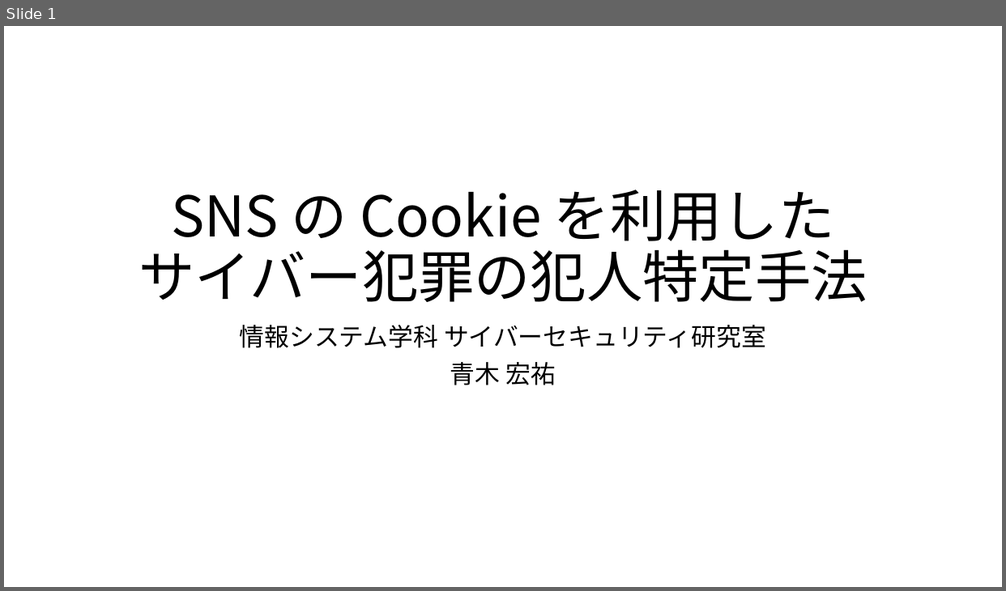
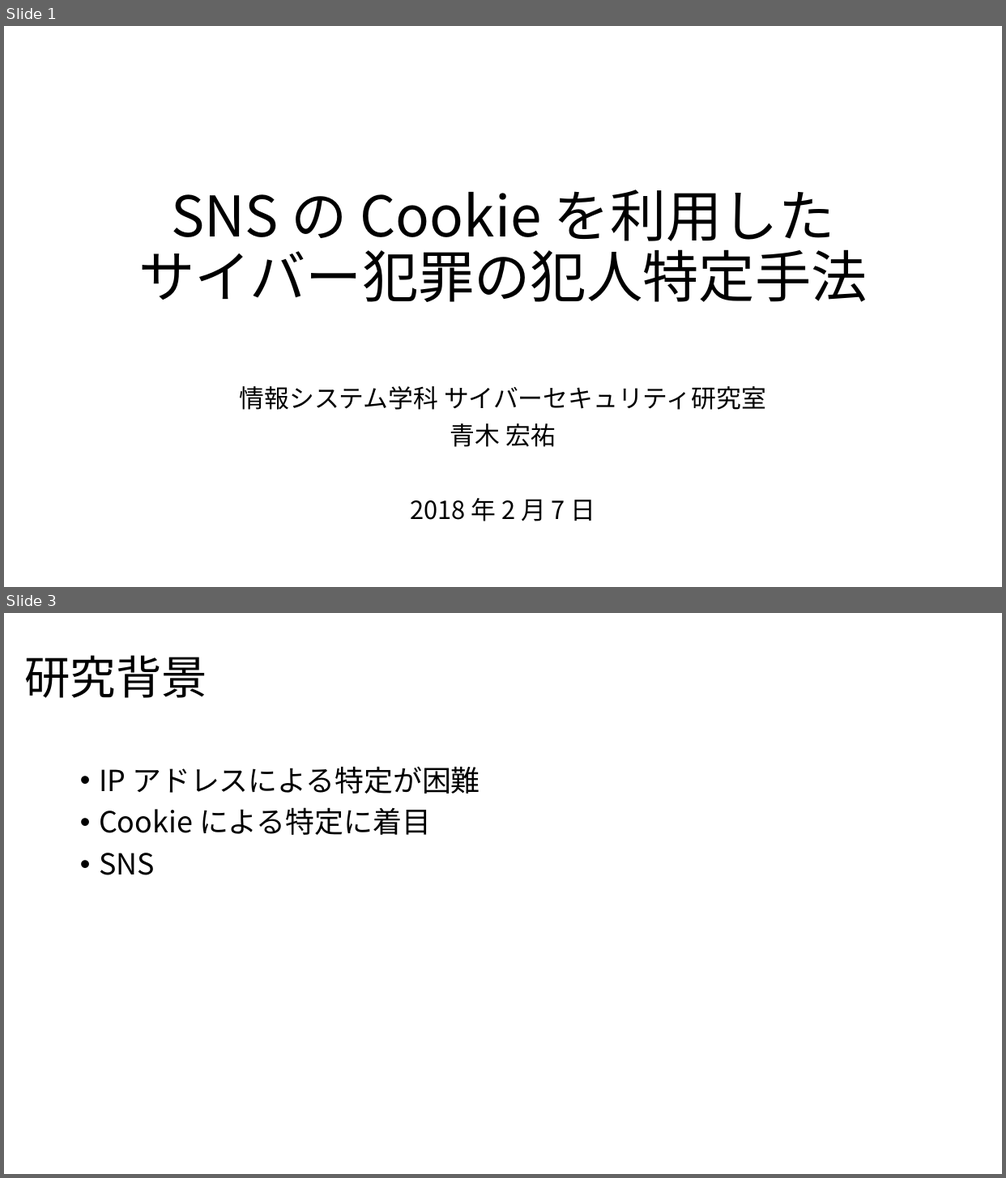
Before and after one commit to noraworld/graduation-thesis, a slide deck: presentation_slides.pptx. Shown one above the other, each under a label of ours: slide 1 before the commit, slides 1 and 3 after it; the slides between them are not shown. The pictures are 1006x591 and 1006x1178 pixels, drawn with LibreOffice and Linux fonts; fonts in the diff are those of the drawing. Boxes give left, top, right and bottom in pixels: in the first picture for what was removed or moved away, otherwise in the second. Text is boxed around its words. In the diff, an @@ line names an element or a change of style, - is before the commit and + after.

```diff
--- a/presentation_slides.pptx
+++ b/presentation_slides.pptx
@@ slide 3 added at (4,613,1002,1174), background #FFFFFF @@
@@ title added at (24,655,207,698), 44 pt, text #000000 @@
+研究背景
@@ text added at (99,766,480,875), 28 pt, text #000000 @@
+• IP アドレスによる特定が困難
+• Cookie による特定に着目
+• SNS
@@ slide 1 changed as well @@
@@ subtitle "情報システム学科 サイバーセキュリティ研究室": place and size @@
-subtitle "情報システム学科 サイバーセキュリティ研究室" at (240,325,766,386)
+subtitle "情報システム学科 サイバーセキュリティ研究室" at (240,386,766,522)
@@ subtitle at (410,498,596,522): paragraph added @@
+2018 年 2 月 7 日
```
Also in this commit, not shown: 8 other slides added, 2 other files.
